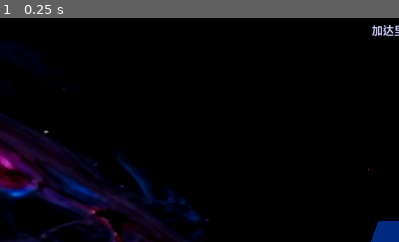
Above: before the commit, frame 1.
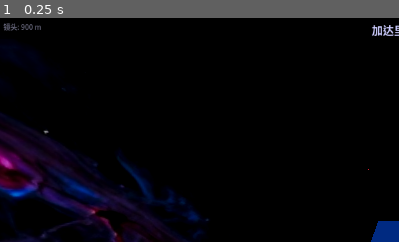
Above: after the commit, the same moment.

Repository: ZhanXuzhao/space-war
Game: Godot game, scene res://main.tscn
The game is run twice, just before and just after one commit, with the same random seed, the same clock (stepped at 60 frames per second) and the same inputs. The engine's default icon, where the game draws it, is replaced by a stand-in: a white triangle on a blue panel in a dark square.
Inputs:
- Up to frame 1 (0.25 s): no input
The pictures show only the part of the screen within x 0-50%, y 0-50%; the shares and areas given below are measured in that part.

The runs differ from the first frame. In frame 1, 0.2% of the frame differs, in the area x 0-11%, y 2-6%.

Commit message:
调整镜头参数

Diff:
--- a/scenes/ui/HUD.tscn
+++ b/scenes/ui/HUD.tscn
@@ -286,6 +286,16 @@
 text = "ISK: 50,000"
 theme_override_colors/font_color = Color(1, 0.9, 0.3, 1)
 
+[node name="CamDistLabel" type="Label" parent="TopBar"]
+offset_left = 5.0
+offset_right = 180.0
+offset_top = 5.0
+offset_bottom = 25.0
+horizontal_alignment = 0
+text = "---"
+theme_override_colors/font_color = Color(0.5, 0.5, 0.6, 0.8)
+theme_override_font_sizes/font_size = 10
+
 [node name="OverviewPanel" type="Panel" parent="."]
 anchor_left = 1.0
 anchor_right = 1.0
@@ -383,17 +393,7 @@
 theme_override_colors/font_hover_color = Color(0.5, 0.8, 1, 1)
 theme_override_colors/font_pressed_color = Color(1, 0.3, 0.3, 1)
 
-[node name="CamDistLabel" type="Label" parent="."]
-anchor_right = 1.0
-anchor_bottom = 1.0
-offset_left = -200.0
-offset_right = -10.0
-offset_top = -30.0
-offset_bottom = -10.0
-horizontal_alignment = 2
-text = "---"
-theme_override_colors/font_color = Color(0.5, 0.5, 0.6, 0.7)
-theme_override_font_sizes/font_size = 10
+
 
 [node name="MessageLog" type="RichTextLabel" parent="."]
 anchor_left = 0.5
--- a/scripts/ships/PlayerShip.gd
+++ b/scripts/ships/PlayerShip.gd
@@ -31,7 +31,7 @@
 @export var camera_orbit_speed: float = 0.005
 @export var camera_zoom_speed: float = 5.0
 @export var camera_min_distance: float = 50.0
-@export var camera_max_distance: float = 500000.0
+@export var camera_max_distance: float = 50000.0
 @export var camera_default_distance: float = 900.0
 
 var _camera: Camera3D
@@ -301,10 +301,10 @@
 			_cam_elevation += event.relative.y * camera_orbit_speed * rad_to_deg(1.0)
 			_cam_elevation = clampf(_cam_elevation, -89.0, 89.0)
 
-	# 滚轮 - 拉近拉远
+	# 滚轮 - 往前滚拉远，往后滚拉近
 	var zoom_step = camera_max_distance * 0.02
 	if event is InputEventMouseButton:
 		if event.button_index == MOUSE_BUTTON_WHEEL_UP and event.pressed:
+			_cam_distance = minf(camera_max_distance, _cam_distance + zoom_step)
+		elif event.button_index == MOUSE_BUTTON_WHEEL_DOWN and event.pressed:
 			_cam_distance = maxf(camera_min_distance, _cam_distance - zoom_step)
-		elif event.button_index == MOUSE_BUTTON_WHEEL_DOWN and event.pressed:
-			_cam_distance = minf(camera_max_distance, _cam_distance + zoom_step)
--- a/scripts/ui/HUD.gd
+++ b/scripts/ui/HUD.gd
@@ -67,22 +67,7 @@
 	btn_approach = get_node_or_null("TargetPanel/BtnApproach") as Button
 	btn_orbit = get_node_or_null("TargetPanel/BtnOrbit") as Button
 	btn_warp = get_node_or_null("TargetPanel/BtnWarp") as Button
-	cam_dist_label = get_node_or_null("CamDistLabel") as Label
-	if not cam_dist_label:
-		# 如果找不到，在代码中创建一个
-		cam_dist_label = Label.new()
-		cam_dist_label.name = "CamDistLabel"
-		cam_dist_label.anchor_right = 1.0
-		cam_dist_label.anchor_bottom = 1.0
-		cam_dist_label.offset_left = -200.0
-		cam_dist_label.offset_right = -10.0
-		cam_dist_label.offset_top = -30.0
-		cam_dist_label.offset_bottom = -10.0
-		cam_dist_label.horizontal_alignment = HORIZONTAL_ALIGNMENT_RIGHT
-		cam_dist_label.add_theme_color_override("font_color", Color(0.5, 0.5, 0.6, 0.7))
-		cam_dist_label.add_theme_font_size_override("font_size", 10)
-		cam_dist_label.text = "---"
-		add_child(cam_dist_label)
+	cam_dist_label = get_node_or_null("TopBar/CamDistLabel") as Label
 	# 总览空白区域点击 → 清除相机锁定
 	if overview_list:
 		overview_list.mouse_filter = Control.MOUSE_FILTER_STOP
